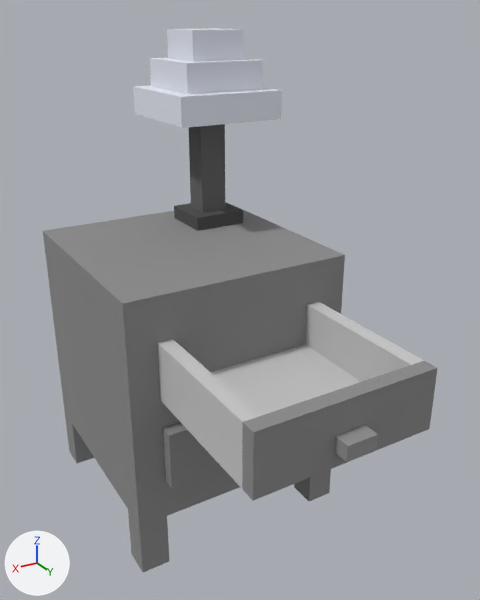
Two versions of the glTF model assets/models/nightstand/nightstand.gltf, one commit apart.
Camera for both pictures: a camera (50 mm lens) standing at (1.25, 2.56, 2.19) and looking at (-0.05, 0.38, 1.1). The axes (+X, +Y, +Z) are drawn at lower left. The lights are the same throughout. Where no turn or scale is listed for an object, it has been applied to the vertices.

The older version as bpy lines, for what is in view:
```python
me_mesh_3 = bpy.data.meshes.new('Mesh_3')
me_mesh_3.from_pydata(...)  # a box spanning x -0.062..0.062, y -0.062..0.062, z -0.125..0.125
me_mesh_3.materials.append(mat_material_0)
me_mesh_5 = bpy.data.meshes.new('Mesh_5')
me_mesh_5.from_pydata(...)  # a box spanning x -0.375..0.375, y 0.5..0.562, z 0.812..1.062
me_mesh_5.materials.append(mat_material_2)
me_mesh_6 = bpy.data.meshes.new('Mesh_6')
me_mesh_6.from_pydata(...)  # a box spanning x -0.0625..0.0625, y 0.5625..0.625, z 0.875..0.9375
me_mesh_6.materials.append(mat_material_2)
me_mesh_7 = bpy.data.meshes.new('Mesh_7')
me_mesh_7.from_pydata(...)  # a box spanning x -0.375..0.375, y -0.688..-0.062, z -0.125..-0.062
me_mesh_7.materials.append(mat_material_3)
me_mesh_8 = bpy.data.meshes.new('Mesh_8')
me_mesh_8.from_pydata(...)  # a box spanning x -0.375..-0.312, y -0.688..-0.062, z -0.062..0.125
me_mesh_8.materials.append(mat_material_4)
me_mesh_9 = bpy.data.meshes.new('Mesh_9')
me_mesh_9.from_pydata(...)  # a box spanning x 0.312..0.375, y -0.688..-0.062, z -0.062..0.125
me_mesh_9.materials.append(mat_material_4)
ob_base = bpy.data.objects.new('base', me_mesh_7)
ob_base.location = (0.0, 1.173, 0.938)
ob_body_001 = bpy.data.objects.new('body.001', me_mesh_5)
ob_body_001.location = (0.0, 0.61, 0.0)
ob_handle = bpy.data.objects.new('handle', me_mesh_6)
ob_handle.location = (0.0, 0.61, 0.0)
ob_lamp = bpy.data.objects.new('lamp', None)
ob_lamp.parent = ob_node_25
ob_lamp.location = (-0.25, -0.25, 1.25)
ob_leg_4 = bpy.data.objects.new('leg_4', me_mesh_3)
ob_leg_4.location = (-0.438, 0.438, 0.125)
ob_wall_left = bpy.data.objects.new('wall_left', me_mesh_9)
ob_wall_left.location = (0.0, 1.173, 0.938)
ob_wall_right = bpy.data.objects.new('wall_right', me_mesh_8)
ob_wall_right.location = (0.0, 1.173, 0.938)
# also in view: 'main' at (0.0, 0.0, 0.75); 'stem' at (-0.25, -0.25, 1.5); 'leg_2' at (0.44, -0.44, 0.12); 'layer_3' at (-0.25, -0.25, 2.06); 'body.002' at (0.0, 0.53, 0.56)
```
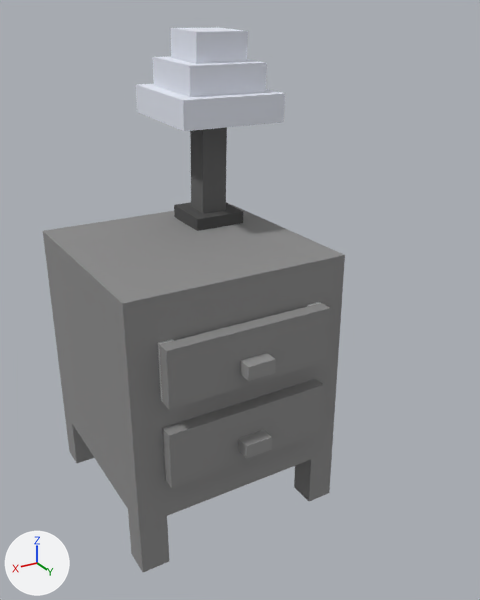
ob_lamp is not drawn itself; it is the parent of ob_base_001, ob_stem, ob_lampshade.

Boxes (x1, y1, x2, y2) around the edits, measured in the pictures (480 x 600 px):
'body.001', moved
    before: (242, 361, 438, 501)
    after: (159, 303, 330, 410)
'base', moved
    before: (160, 345, 362, 488)
    after: (160, 387, 162, 401)
'wall_left', moved
    before: (158, 339, 259, 472)
    after: (158, 339, 174, 388)
'layer_1', turned
    before: (133, 85, 282, 128)
    after: (136, 84, 285, 131)
'wall_right', moved
    before: (306, 302, 424, 381)
    after: (307, 302, 321, 306)
'layer_2', turned
    before: (150, 58, 263, 94)
    after: (153, 56, 267, 97)
'stem', turned
    before: (189, 124, 225, 213)
    after: (190, 127, 227, 213)
'layer_3', turned
    before: (167, 28, 243, 62)
    after: (170, 28, 248, 64)
'handle', moved
    before: (335, 425, 378, 462)
    after: (240, 353, 276, 381)
'base.001', turned
    before: (174, 203, 243, 231)
    after: (174, 202, 243, 231)
'body.002', unchanged, uncovered by the edit
    before: (162, 422, 223, 488)
    after: (162, 379, 324, 488)

The change, as a diff of the scene's bpy script:
```diff
--- a/assets/models/nightstand/nightstand.gltf.py
+++ b/assets/models/nightstand/nightstand.gltf.py
@@ ob_body_001 @@
 ob_body_001 = bpy.data.objects.new('body.001', me_mesh_5)
-ob_body_001.location = (0.0, 0.61, 0.0)
+ob_body_001.location = (0.0, 0.015, 0.0)
@@ ob_handle @@
 ob_handle = bpy.data.objects.new('handle', me_mesh_6)
-ob_handle.location = (0.0, 0.61, 0.0)
+ob_handle.location = (0.0, 0.015, 0.0)
@@ ob_base @@
 ob_base = bpy.data.objects.new('base', me_mesh_7)
-ob_base.location = (0.0, 1.173, 0.938)
+ob_base.location = (0.0, 0.577, 0.938)
@@ ob_wall_right @@
 ob_wall_right = bpy.data.objects.new('wall_right', me_mesh_8)
-ob_wall_right.location = (0.0, 1.173, 0.938)
+ob_wall_right.location = (0.0, 0.577, 0.938)
@@ ob_wall_left @@
 ob_wall_left = bpy.data.objects.new('wall_left', me_mesh_9)
-ob_wall_left.location = (0.0, 1.173, 0.938)
+ob_wall_left.location = (0.0, 0.577, 0.938)
@@ ob_lamp @@
 ob_lamp.location = (-0.25, -0.25, 1.25)
+ob_lamp.rotation_euler = (-0.043, -0.000163, -0.00757)  # degrees (-2.5, 0, -0.4)
```
